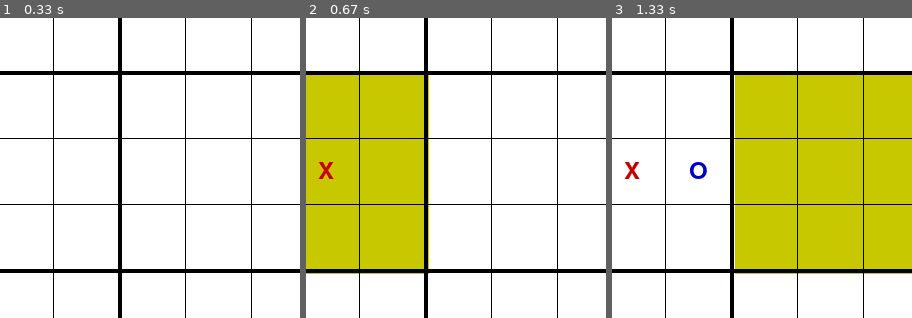
Above: before the commit, frames 1-3 (left to right).
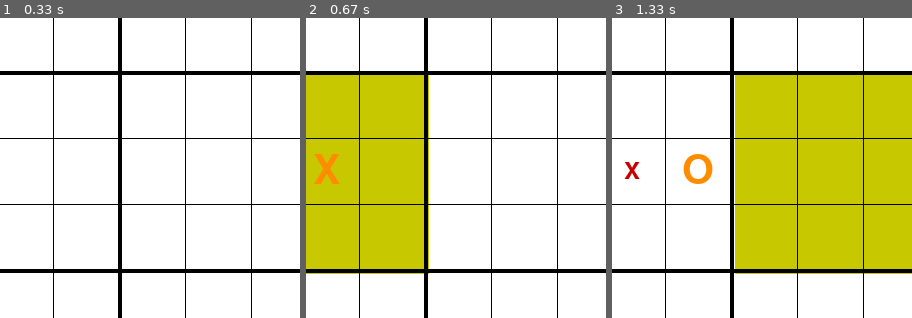
Above: after the commit, the same moments.

Repository: roeerozenstein/RinaProject
Game: pygame game, started from ultimate_ttt_pygame.py
The game is run twice, just before and just after one commit, with the same random seed, the same clock (stepped at 60 frames per second) and the same inputs.
Inputs (mouse positions are % of the whole screen's width and height, from its top left):
- Up to frame 1 (0.33 s): no input
- Up to frame 2 (0.67 s): click (50, 50) at 0.38 s
- Up to frame 3 (1.33 s): no input
The pictures show only the part of the screen within x 46-96%, y 24-74%; the shares and areas given below are measured in that part.

Frame 1 is identical in both runs. In frame 2, 0.4% of the frame differs, in the area x 2-12%, y 45-56%; in frame 3, 0.7%, in the area x 23-34%, y 45-56%.

Commit message:
Update ultimate_ttt_pygame.py

Diff:
--- a/ultimate_ttt_pygame.py
+++ b/ultimate_ttt_pygame.py
@@ -18,6 +18,8 @@
 FONT = pygame.font.SysFont(None, 36)
 LIGHT_BLUE = (173, 216, 230)
 BIG_FONT = pygame.font.SysFont(None, 72)
+LAST_MOVE_COLOR = (255, 140, 0)  # Orange
+LAST_MOVE_FONT = pygame.font.SysFont(None, 60)
 
 screen = pygame.display.set_mode((SIZE, SIZE))
 pygame.display.set_caption('Ultimate Tic-Tac-Toe: Human vs AI')
@@ -27,6 +29,7 @@
 board = [['' for _ in range(9)] for _ in range(9)]
 current_player = 'X'  # Human is X, AI is O
 active_sub = None  # (row, col) of active sub-board, or None if any
+last_move = None  # (row, col) of the last move
 
 def draw_board():
     screen.fill(BG_COLOR)
@@ -59,8 +62,13 @@
         for j in range(9):
             sub_i, sub_j = i//3, j//3
             if not macro_board[sub_i][sub_j] and board[i][j]:
-                color = X_COLOR if board[i][j] == 'X' else O_COLOR
-                text = FONT.render(board[i][j], True, color)
+                if last_move == (i, j):
+                    color = LAST_MOVE_COLOR
+                    font = LAST_MOVE_FONT
+                else:
+                    color = X_COLOR if board[i][j] == 'X' else O_COLOR
+                    font = FONT
+                text = font.render(board[i][j], True, color)
                 rect = text.get_rect(center=(j*CELL_SIZE+CELL_SIZE//2, i*CELL_SIZE+CELL_SIZE//2))
                 screen.blit(text, rect)
     pygame.display.flip()
@@ -101,7 +109,7 @@
     return None
 
 def main():
-    global current_player, active_sub
+    global current_player, active_sub, last_move
     running = True
     winner = None
     while running:
@@ -127,6 +135,7 @@
                     if [row, col] in valid_moves:
                         update_board('X', [row, col], board)
                         update_macro_board('X', [row, col], macro_board, board)
+                        last_move = (row, col)
                         # Set next active sub-board
                         active_sub = (row%3, col%3)
                         if macro_board[active_sub[0]][active_sub[1]]:
@@ -137,6 +146,7 @@
             # AI turn
             pygame.time.wait(500)
             move = ai_move()
+            last_move = tuple(move)
             active_sub = (move[0]%3, move[1]%3)
             if macro_board[active_sub[0]][active_sub[1]]:
                 active_sub = None
